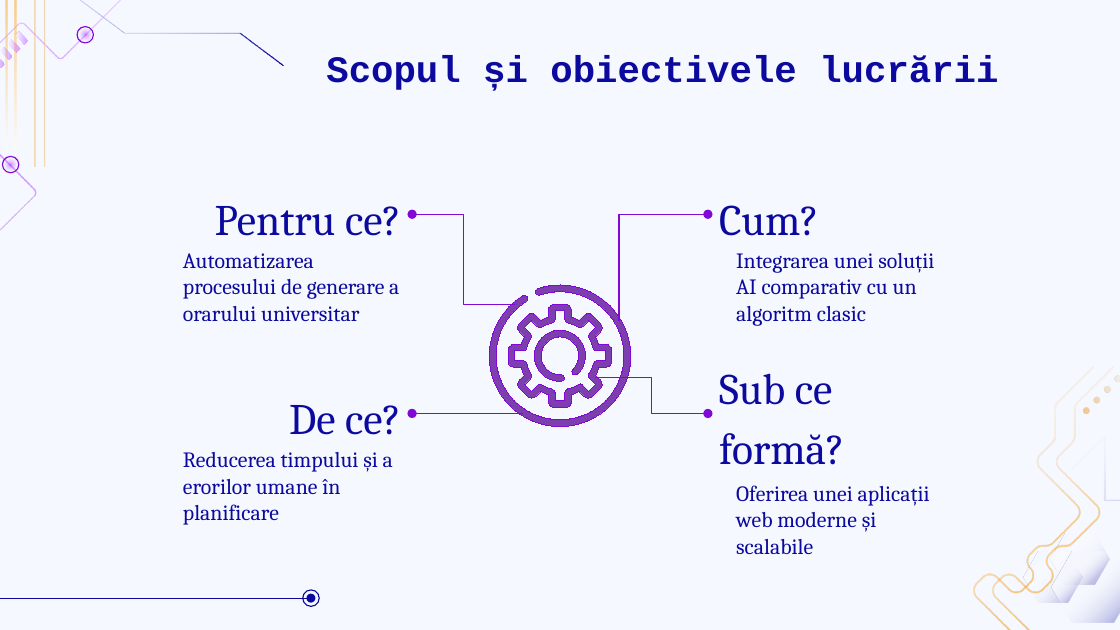
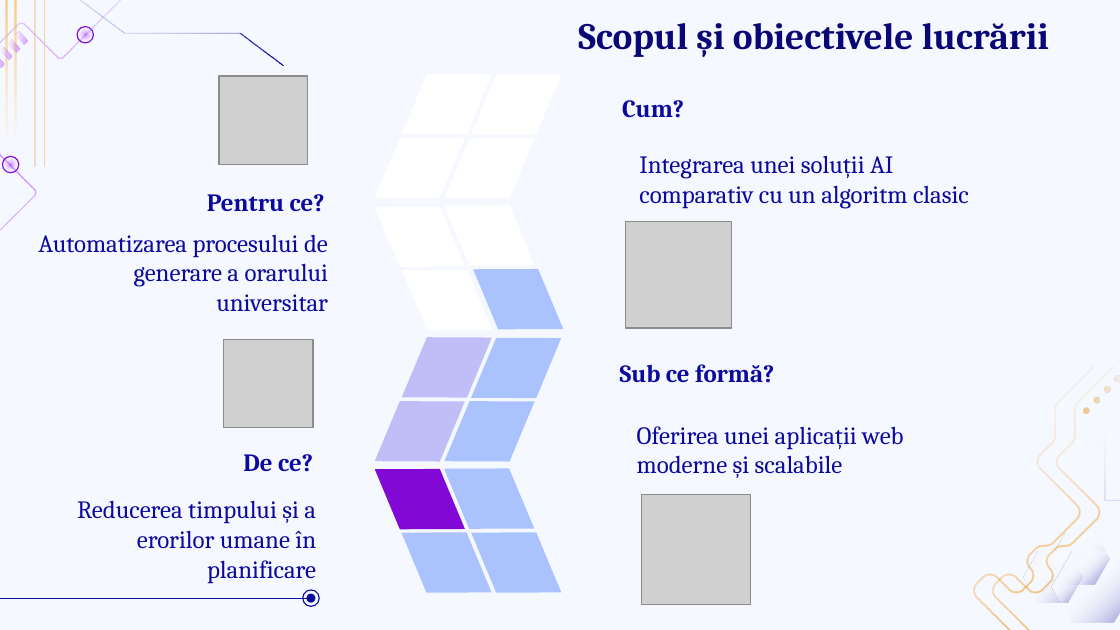
Before and after one commit to Liliana24znf/AI-powered-university-timetable-generator, a slide deck: slide 3 of Documentatie-licenta/Prezentare/Prezentare_Licenta_Custom.pptx. Drawn at 1120x630 pixels with LibreOffice and Linux fonts; fonts in the diff are those of the drawing; grey boxes stand for pictures; background and template pictures are left out. Boxes give left, top, right and bottom in pixels: in the first picture for what was removed or moved away, otherwise in the second. Text is boxed around its words. In the diff, an @@ line names an element or a change of style, - is before the commit and + after.

```diff
--- a/Documentatie-licenta/Prezentare/Prezentare_Licenta_Custom.pptx
+++ b/Documentatie-licenta/Prezentare/Prezentare_Licenta_Custom.pptx
@@ text "Scopul și obiectivele lucrării": place and size @@
-text "Scopul și obiectivele lucrării" at [315,24,1011,101]
+text "Scopul și obiectivele lucrării" at [578,23,1049,57]
@@ text "Scopul și obiectivele lucrării" at [578,23,1049,57]: font Courier New to Cambria, text colour #0C0A9E to #090876; alignment left to right; vertical alignment bottom to top; outline #F5F8FF 2 pt to none @@
@@ picture added at [220,76,308,165] @@
@@ size 28 to 16 pt, bold on; vertical alignment middle to top in 4 elements at [620,364,774,383], [207,194,325,212], [243,454,313,472], [622,100,684,118] @@
@@ text "Cum?": place and size @@
-text "Cum?" at [719,205,819,236]
+text "Cum?" at [622,100,684,118]
@@ text "Integrarea unei soluții AI comparativ ..." at [639,155,969,208]: size 14 to 16 pt @@
@@ text "Integrarea unei soluții AI comparativ ...": place and size @@
-text "Integrarea unei soluții AI comparativ ..." at [736,253,934,326]
+text "Integrarea unei soluții AI comparativ ..." at [639,155,969,208]
@@ text "Pentru ce?": place and size @@
-text "Pentru ce?" at [215,206,401,236]
+text "Pentru ce?" at [207,194,325,212]
@@ text "Automatizarea procesului de generare a ...": place and size @@
-text "Automatizarea procesului de generare a ..." at [183,253,399,322]
+text "Automatizarea procesului de generare a ..." at [38,234,328,312]
@@ text "Automatizarea procesului de generare a ..." at [38,234,328,312]: size 14 to 16 pt; alignment left to right @@
@@ elbow arrow removed from (515, 305) to (412, 214) @@
@@ elbow arrow removed from (619, 321) to (708, 214) @@
@@ picture added at [625,222,731,328] @@
@@ freeform shape removed at [489,284,631,426] @@
@@ freeform shape removed at [508,304,612,407] @@
@@ picture added at [224,339,314,428] @@
@@ freeform shape removed at [534,330,586,382] @@
@@ text "Sub ce formă?": place and size @@
-text "Sub ce formă?" at [719,373,844,465]
+text "Sub ce formă?" at [620,364,774,383]
@@ elbow arrow removed from (595, 377) to (708, 413) @@
@@ elbow arrow removed from (523, 413) to (412, 413) @@
@@ text "Oferirea unei aplicații web moderne ...": place and size @@
-text "Oferirea unei aplicații web moderne ..." at [736,485,930,554]
+text "Oferirea unei aplicații web moderne ..." at [637,426,903,478]
@@ text "Oferirea unei aplicații web moderne ..." at [637,426,903,478]: size 14 to 16 pt @@
@@ text "De ce?": place and size @@
-text "De ce?" at [289,405,401,435]
+text "De ce?" at [243,454,313,472]
@@ text "Reducerea timpului și a erorilor ..." at [77,500,316,583]: size 14 to 16 pt; alignment left to right @@
@@ text "Reducerea timpului și a erorilor ...": place and size @@
-text "Reducerea timpului și a erorilor ..." at [183,452,393,525]
+text "Reducerea timpului și a erorilor ..." at [77,500,316,583]
@@ group added at [355,44,583,623]: 16 diamonds @@
@@ picture added at [641,495,750,605] @@
```
Also in this commit, not shown: 7 other slides changed, 3 slides added, 1 slide removed, 1 other file.
